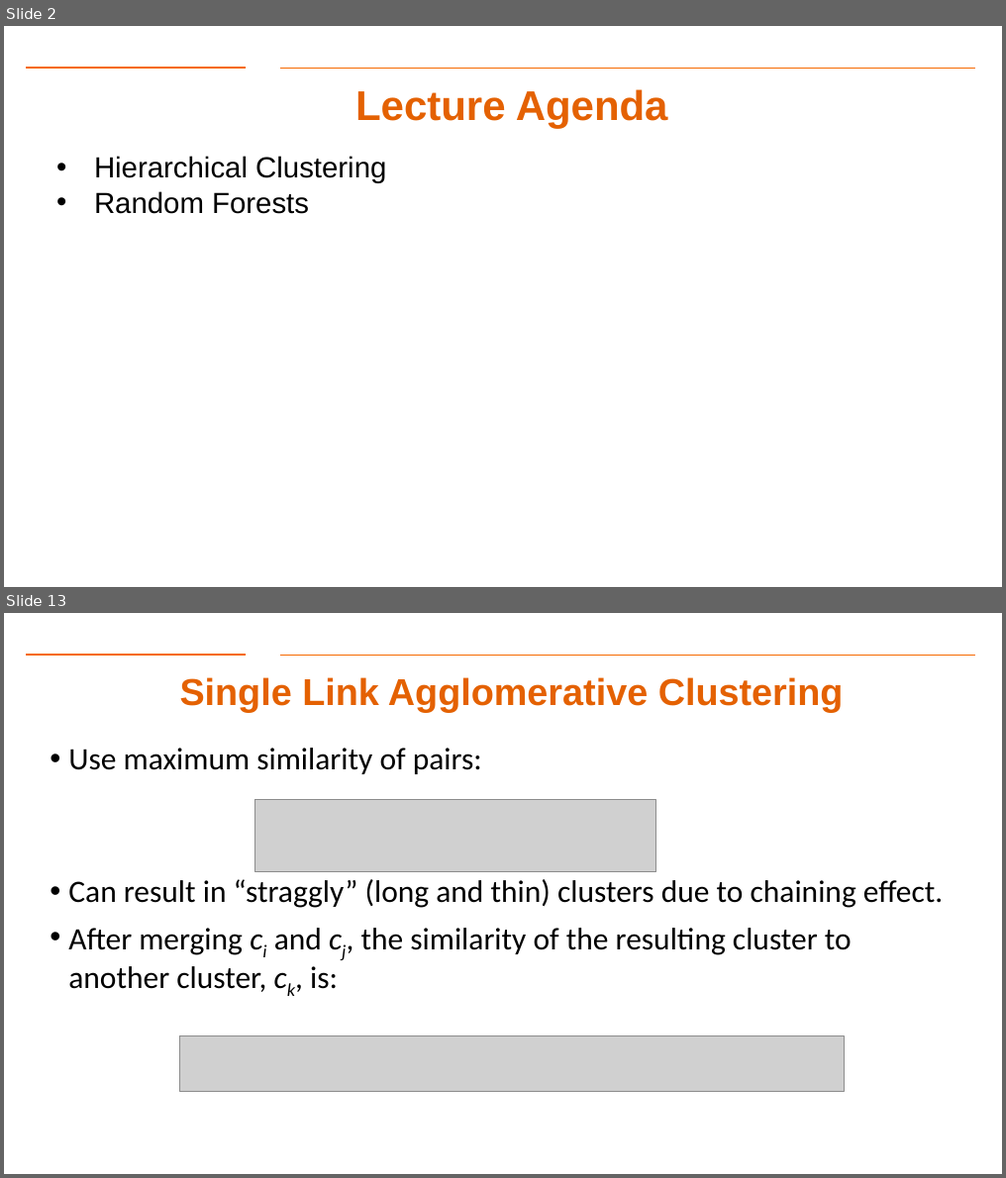
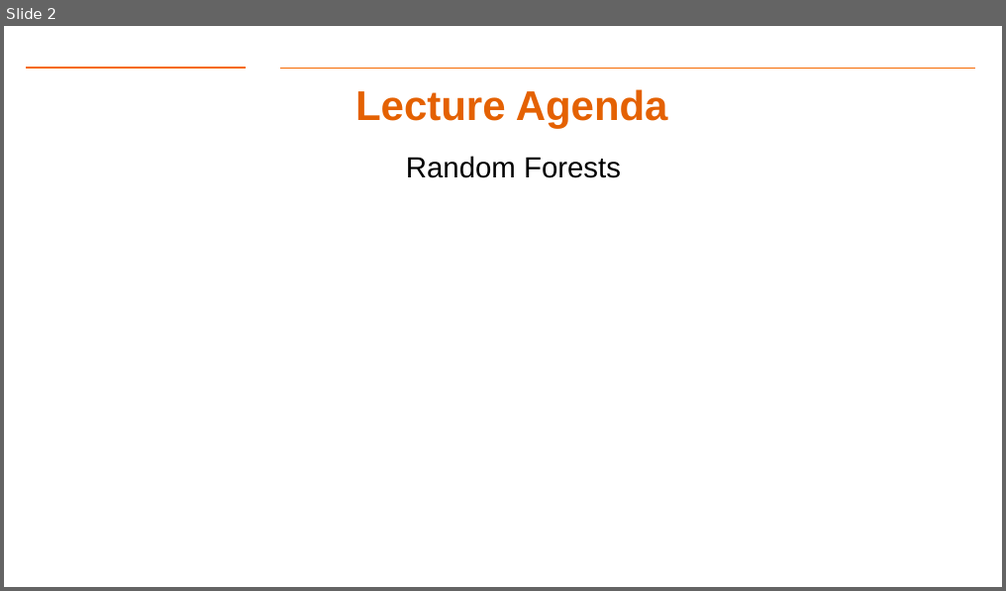
Before and after one commit to gk5951/RIT-DSCI-633-FDS, a slide deck: Syllabus/Lecture11/Lec11.pptx. Shown one above the other, each under a label of ours: slides 2 and 13 before the commit, slide 2 after it; the slides between them are not shown. The pictures are 1006x1178 and 1006x591 pixels, drawn with LibreOffice and Linux fonts; fonts in the diff are those of the drawing; grey boxes stand for pictures; background and template pictures are left out. Boxes give left, top, right and bottom in pixels: in the first picture for what was removed or moved away, otherwise in the second. Text is boxed around its words. In the diff, an @@ line names an element or a change of style, - is before the commit and + after.

```diff
--- a/Syllabus/Lecture11/Lec11.pptx
+++ b/Syllabus/Lecture11/Lec11.pptx
@@ slide 13 removed at (x1=4, y1=613, x2=1002, y2=1174), background #FFFFFF; not listed: 2 template elements that a slide beside it also shows @@
@@ title removed at (x1=180, y1=677, x2=844, y2=712) @@
-Single Link Agglomerative Clustering
@@ text removed at (x1=68, y1=748, x2=943, y2=992) @@
-• Use maximum similarity of pairs:
-• Can result in “straggly” (long and thin) clusters due to chaining effect.
-• After merging ci and cj, the similarity of the resulting cluster to another cluster, ck, is:
@@ picture removed at (x1=255, y1=799, x2=656, y2=872) @@
@@ picture removed at (x1=180, y1=1037, x2=844, y2=1092) @@
@@ slide 2 changed as well @@
@@ text "Random Forests" at (x1=406, y1=156, x2=621, y2=178): bullet • to none @@
@@ text at (x1=94, y1=156, x2=386, y2=183): paragraph removed @@
-• Hierarchical Clustering
```
Also in this commit, not shown: 2 other slides changed, 7 slides added, 14 other slides removed, 7 other files.
